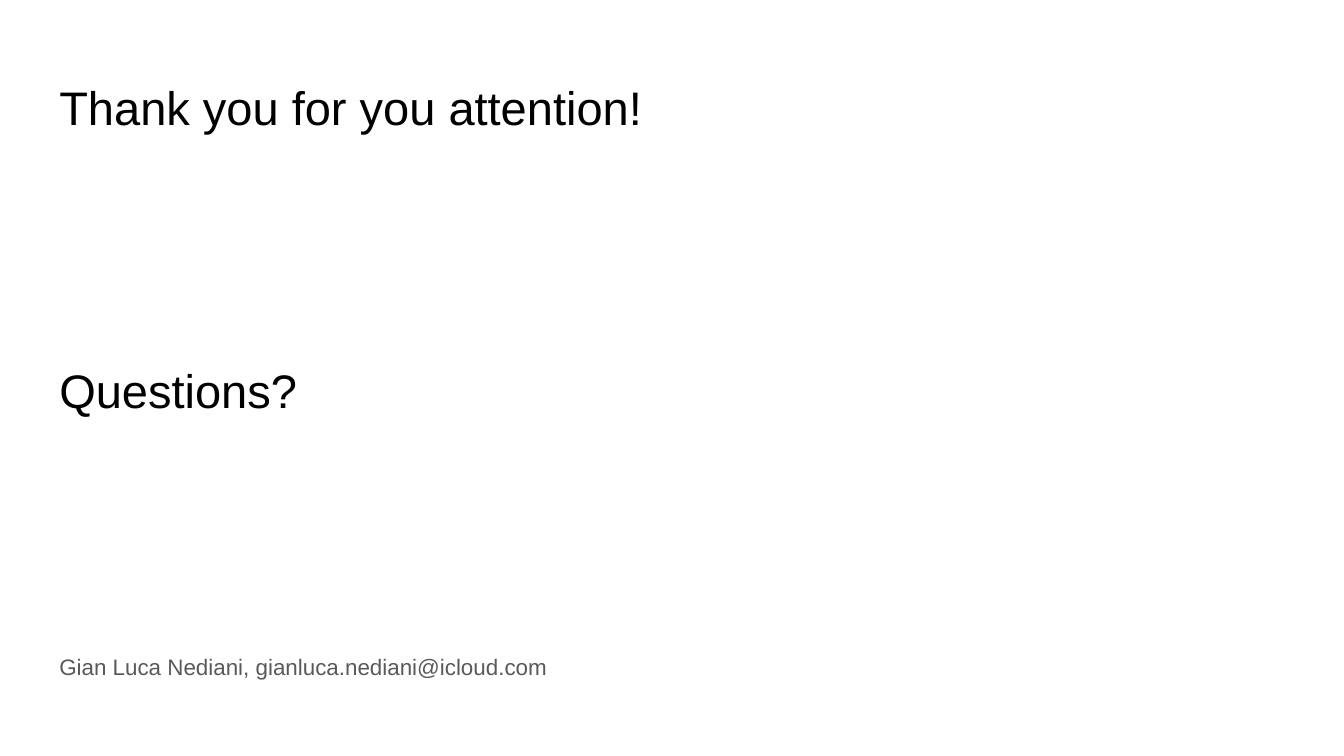
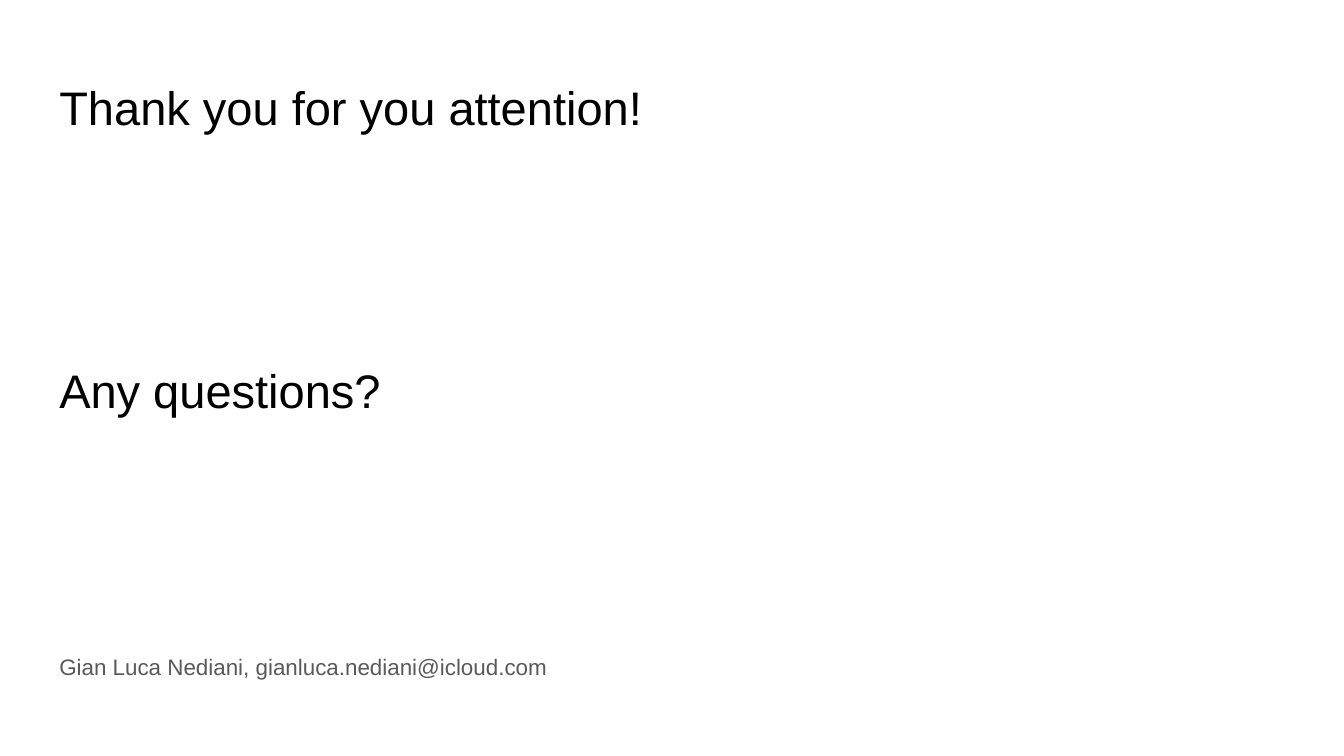
Before and after one commit to gned0/fetal_anomalies_prediction, a slide deck: slide 14 of doc/Predicting Fetal Anomalies Using Cardiotocography Data.pptx. Drawn at 1344x756 pixels with LibreOffice and Linux fonts; fonts in the diff are those of the drawing. Boxes give left, top, right and bottom in pixels: in the first picture for what was removed or moved away, otherwise in the second. Text is boxed around its words. In the diff, an @@ line names an element or a change of style, - is before the commit and + after.

Commit message:
Update presentation

```diff
--- a/doc/Predicting Fetal Anomalies Using Cardiotocography Data.pptx
+++ b/doc/Predicting Fetal Anomalies Using Cardiotocography Data.pptx
@@ title at (59, 374, 380, 417): text changed @@
-Questions?
+Any questions?
```
Also in this commit, not shown: 1 other slide changed.
